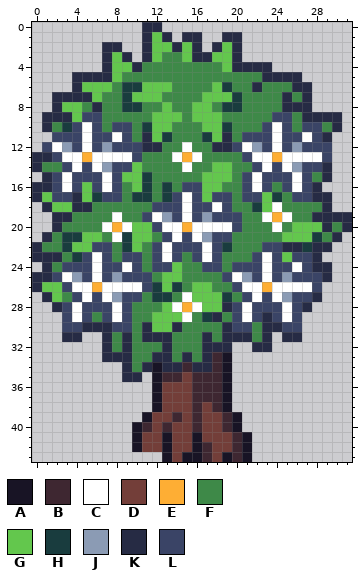
Pixel-art sprite: assets/maiArt/tree0/tree_stage_5.png. The picture above is the old version.
The file is 320x440 pixels, drawn in blocks of 10x10; one block is one cell here.
Palette (. is transparent): A #181425  B #3e2731  C #ffffff  D #733e39  E #feae34  F #3e8948  G #63c74d  H #193c3e  J #8b9bb4  K #262b44  L #3a4466
Pixels before, first column x 0:
 0 ...........KK...................
 1 ...........KGK.KK..KK...........
 2 .......KK..KGGKGK.KGK...........
 3 .......KGK.KGFFGKKGGK...........
 4 .......KGGKFFFFFFFFGKKKK........
 5 ....KKKKGFFFFFFFFFFFFFFKKKK.....
 6 ....KGGGFHHGGGFFFFGHFFKFFFKK....
 7 ..KKKKGFFHGGGFFFFGGGHFFFFKFK....
 8 ..KGGFKFFHHFFGFFGGFHHFFFFKKK....
 9 .KKKGLLFFFFFGGGFGGGFFFFFLLFKKKK.
10 .KFHLCLFLLFHGGFFFGGHFFFLCLFLLFK.
11 ..LLLCLLCLFKGHFFFHGKFLLLCLLCLK..
12 .LCJLCLJLLLKKFFCFFKKLCJLCLJLLL..
13 KKLCCECCCCLFFFCECFFFFLCCECCCCL..
14 KFFLCLCJLLGFFFFCFFGGFFLCLCJLLK..
15 .KLCLLLCLGGHFFFFFGGGFLCLLLCLFK..
16 KKLCLGLCLFGHFHFLLGGFFLCLFLCLK...
17 KGLLKGHLLFHHFHLCLGLLFLLGHFLLKK..
18 .KGGKKFFFFFFLLLCLLCLFFHGCFFFFK..
19 ..KKFFFFCFFLCJLCLJLLLFFCECFFKKKK
20 ..KFFFFCECGGLCCECCCCLFFFCFGGGKFK
21 .KFHHGGFCHGGFLCLCJLLFFFFFGGGHFK.
22 KFFHGGLLFHGFLCLLLCLHFFFLLKKHKK..
23 KKKFHLCLFLLFLCLFLCLFFFLCLGLLK...
24 .KFLLLCLLCLFLLGFFLLFLLLCLLCLKK..
25 KKLCJLCLJLLLFGGFFFFLCJLCLJLLLK..
26 KGGLCCECCCCLHGHFGGFFLCCECCCCL...
27 .KGFLCLCJLLFHHFCGGGHFLCLCJLLK...
28 ..KLCLLLCLFFFGCECGGKLCLLLCLK....
29 ...LCLFLCLFFGGGCFHKFLCLKLCL.....
30 ...LLKKKLLFKGGKFFFFKLLFKKLL.....
31 ...KK..KFKFKKKFFFKFKKKFK.KK.....
32 .......KFKFFFKFFFKKK..KK........
33 .......KKKFFKKFKFKBA............
34 .........KFKAKKBKKBA............
35 .........KK.ABBDBBBA............
36 ............ADDDBBBA............
37 ............ADDDBBBA............
38 ............ADDDBDBA............
39 ...........ADDBDBDDBA...........
40 ..........ABDBDDBDDBA...........
41 ..........ADDADDADDDBA..........
42 ..........ADDADDABDDBA..........
43 .............ADAABDABA..........
After the commit:
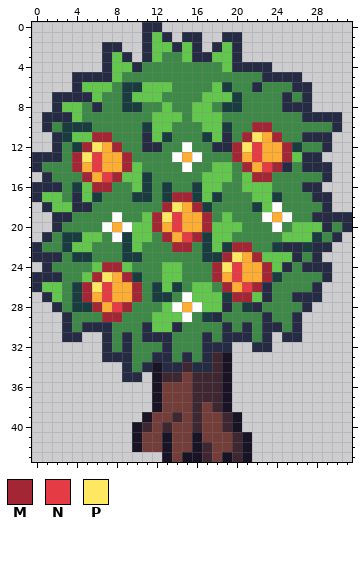
Colours new in this view: M #a22633  N #e43b44  P #fee761
Commit message: FIX: got rid of trunk (stage 2) and added dynamic resizng
Diff:
Changed rows in their new state; - is an unchanged pixel.
first column x 1:
 9 ----FF-----------------FF----
10 ---HHF-FF------------MMFF-FF-
11 -KHGGMMFF-----------MPEMFFKK-
12 .KFHMPEMFF---------MPNEEMHFFK
13 -KFMPNEEMF---------MENE-MGKK.
14 --FMENEEM-----------MENMKFKK-
15 -FFFMENM------------GMMFFFF--
16 -KFH-MMF------FH----GGG-FFK--
17 -GF---FF-----MMH-HF-FG---FF--
18 -----------FMPEMHFF----------
19 ----------GMPNEEMFGF---------
20 -----------MEN-EMGGG---------
21 ------------MENMHGG----------
22 -----FF----FFMMFHG-MM-FH-----
23 ----HFF-HH-FFF-FHHMPEMGG-KF--
24 --FFFGMMGF-FG---FMPNEEMGKFK--
25 -KFFGMPEMHF------MENEEMHFFFF-
26 --FHMPNEEMF-------MENMKFFFFK-
27 ---HMENEEM---------MMGKFFKK--
28 --FHHMENM----------FHKFFFF---
29 --KFF-MMF----------FFF-FFK---
30 --KF---FF----------FK---FK---
Where, in picture pixels (left, top, right, bottom), the same in both pictures:
changed: (42, 112, 332, 332)
